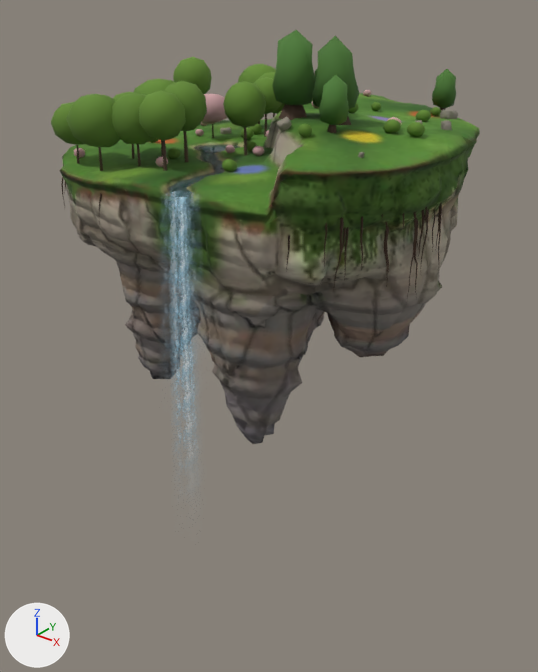
The glTF model public/assets/models/islands/island-terrace-lod1.glb as it was, and as the next commit left it.
Rendered twice from a camera (50 mm lens) standing at (82.5, -103.6, 28.0) and looking at (4.0, -5.5, -32.8). The lights are fixed; the arrows at lower left show +X, +Y and +Z. The picture after the commit comes second. Where no turn or scale is listed for an object, it has been applied to the vertices. Vertices at exactly the same position are counted once.

Script lines for the objects in view, before the commit:
```python
me_detail = bpy.data.meshes.new('Detail')
me_detail.from_pydata(...)  # 4192 vertices, 7704 faces; spans x -36.7..36.7, y -32.7..32.7, z -18.3..18.3
me_detail.materials.append(mat_island_detail)
me_terrain = bpy.data.meshes.new('Terrain')
me_terrain.from_pydata(...)  # 4470 vertices, 8924 faces; spans x -36.6..36.6, y -33.3..33.3, z -29.9..29.9
me_terrain.materials.append(mat_island_body)
me_waterfall = bpy.data.meshes.new('Waterfall')
me_waterfall.from_pydata(...)  # 220 vertices, 336 faces; spans x -5.6..5.6, y -5.6..5.6, z -28.1..28.1
me_waterfall.materials.append(mat_island_waterfall)
ob_detail = bpy.data.objects.new('Detail', me_detail)
ob_detail.location = (0.8, 0.7, 2.2)
ob_terrain = bpy.data.objects.new('Terrain', me_terrain)
ob_terrain.location = (0.6, 1.8, -21.9)
ob_waterfall = bpy.data.objects.new('Waterfall', me_waterfall)
ob_waterfall.location = (12.7, -35.7, -27.0)
# also in view: 'Stream' at (1.5, -20.1, 0.3)
```
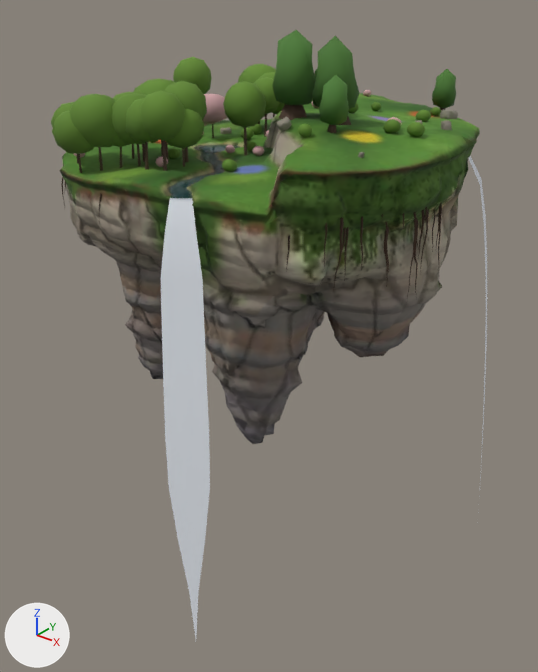
Where the newer file only moved an object's origin or applied its transform, the numbers keep the older frame.

The change, as a diff of the scene's bpy script:
```diff
--- a/public/assets/models/islands/island-terrace-lod1.glb.py
+++ b/public/assets/models/islands/island-terrace-lod1.glb.py
@@ me_detail @@
-me_detail.from_pydata(...)  # 4192 vertices, 7704 faces; spans x -36.7..36.7, y -32.7..32.7, z -18.3..18.3
+me_detail.from_pydata(...)  # 4740 vertices, 8670 faces; spans x -36.7..40.7, y -39.9..32.7, z -77.5..18.3
+# me_detail part 1: the loose piece of 42 vertices spanning x -6.0..0.9, y -28.1..-21.0, z 3.1..10.4 is copied, and the copy is multiplied about its middle by the matrix ((-0.614, -0.444, 0.049), (0.446, -0.613, 0.034), (0.02, 0.057, 0.757)), then moved by (-8.8, -0.8, -2.8); it spans x -13.9..-8.7, y -28.1..-22.7, z 1.2..6.7
+# me_detail part 2: the loose piece of 16 vertices spanning x -14.6..-14.1, y -27.7..-27.2, z -3.1..1.8 is copied, and the copy is multiplied about its middle by the matrix ((0.112, -0.876, 0.036), (0.877, 0.112, 0.006), (-0.011, 0.035, 0.883)), then moved by (2.8, 1.8, 0.2); it spans x -11.9..-11.3, y -25.9..-25.4, z -2.6..1.7
+# me_detail part 3: the loose piece of 16 vertices spanning x -14.6..-14.1, y -27.7..-27.2, z -3.1..1.8 is copied, and the copy is multiplied about its middle by the matrix ((1.1, -0.001, -0.005), (0.001, 1.099, -0.043), (0.005, 0.043, 1.099)), then moved by (3.8, 5.8, 1.3); it spans x -10.8..-10.2, y -21.9..-21.2, z -2.0..3.3
+# me_detail part 4: the loose piece of 42 vertices spanning x -6.0..0.9, y -28.1..-21.0, z 3.1..10.4 is copied, and the copy is multiplied about its middle by the matrix ((0.061, -0.905, 0.047), (0.906, 0.062, 0.025), (-0.028, 0.045, 0.906)), then moved by (-2.8, -0.8, -0.8); it spans x -8.5..-2.1, y -28.4..-22.2, z 2.6..9.2
+# me_detail part 5: the loose piece of 16 vertices spanning x -4.0..-3.4, y -19.1..-18.4, z -1.6..4.2 is copied, and the copy is turned 82.9 degrees about the z axis through its middle and scaled by 0.866, then moved by (-1.9, -6.7, -0.6); it spans x -6.0..-5.3, y -25.8..-25.3, z -1.9..3.2
+# me_detail part 6: the loose piece of 42 vertices spanning x -13.0..-4.4, y -28.5..-20.1, z 1.8..9.4 is copied, and the copy is multiplied about its middle by the matrix ((-0.75, -0.338, -0.029), (0.337, -0.75, 0.023), (-0.036, 0.009, 0.822)), then moved by (6.8, 3.1, -1.0); it spans x -5.3..1.5, y -24.9..-17.6, z 1.5..7.8
+# me_detail part 7: the loose piece of 42 vertices spanning x -18.5..-9.6, y -32.1..-22.9, z 1.0..9.2 is copied, and the copy is multiplied about its middle by the matrix ((0.18, 0.806, -0.029), (-0.804, 0.182, 0.05), (0.055, 0.018, 0.824)), then moved by (-2.6, -2.3, -1.6); it spans x -20.4..-12.9, y -33.6..-26.2, z 0.1..6.9
+# me_detail part 8: the loose piece of 16 vertices spanning x -9.0..-8.5, y -24.5..-24.0, z -2.1..2.5 is copied, and the copy is scaled about its middle by (0.89, 0.891, 0.882), then moved by (-7.7, -5.7, -1.4); it spans x -16.7..-16.2, y -30.2..-29.7, z -3.2..0.8
+# me_detail part 9: a new loose piece of 20 vertices spanning x 7.3..15.3, y -39.9..-31.5, z -77.5..-2.2, in mat_island_detail
+# me_detail part 10: a new loose piece of 20 vertices spanning x 30.6..40.7, y 8.7..16.2, z -75.6..-0.2, in mat_island_detail
+# other edits to the shape of me_detail do not show in these pictures
 me_detail.materials.append(mat_island_detail)
@@ ob_waterfall @@
-ob_waterfall = bpy.data.objects.new('Waterfall', me_waterfall)
```

Where the change shows, as pixel boxes (x1, y1, x2, y2) in the pictures (538 x 672 px):
'Detail', reshaped (7% wider, 126% taller)
    before: (51, 30, 458, 299)
    after: (51, 30, 487, 639)
'Waterfall', deleted
    before: (173, 197, 195, 420)
part 1 of me_detail, added (mostly hidden)
    after: (112, 135, 130, 147)
part 2 of me_detail, added
    after: (120, 147, 123, 168)
part 3 of me_detail, added
    after: (142, 144, 145, 162)
part 4 of me_detail, added (green)
    after: (126, 98, 159, 142)
part 5 of me_detail, added
    after: (145, 142, 149, 170)
part 6 of me_detail, added (green)
    after: (165, 109, 204, 148)
part 7 of me_detail, added (green)
    after: (52, 111, 94, 154)
part 8 of me_detail, added
    after: (78, 154, 82, 173)
part 9 of me_detail, added
    after: (161, 198, 210, 639)
part 10 of me_detail, added
    after: (469, 156, 487, 513)
